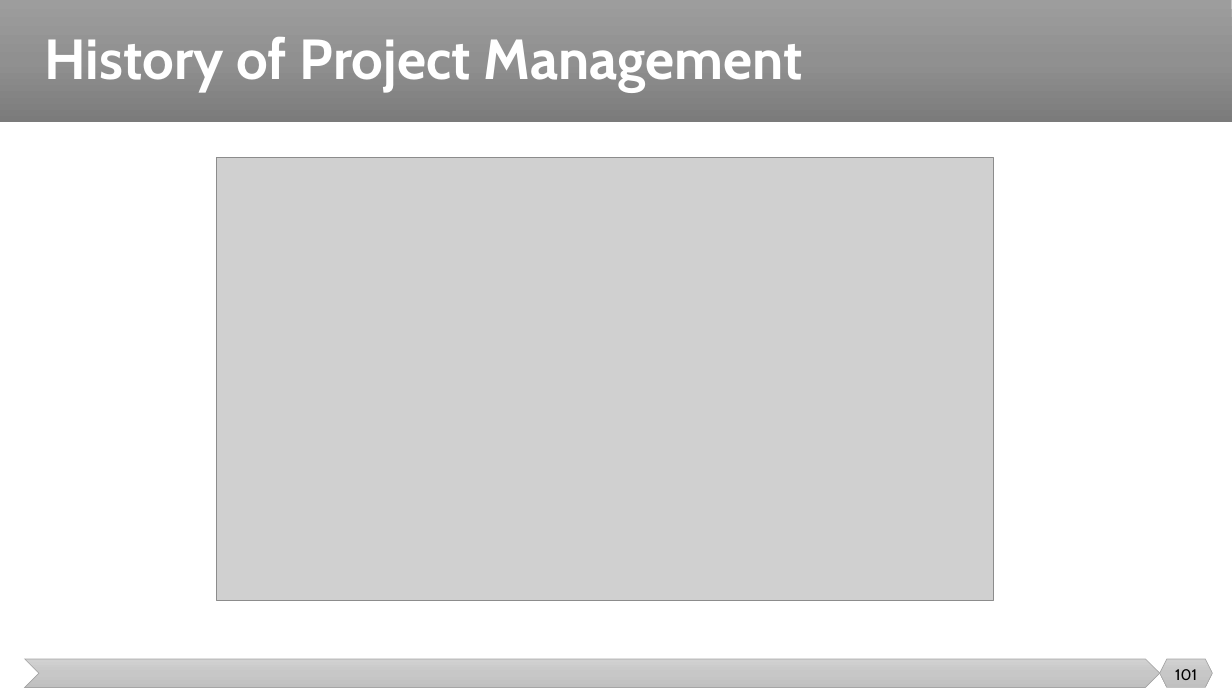
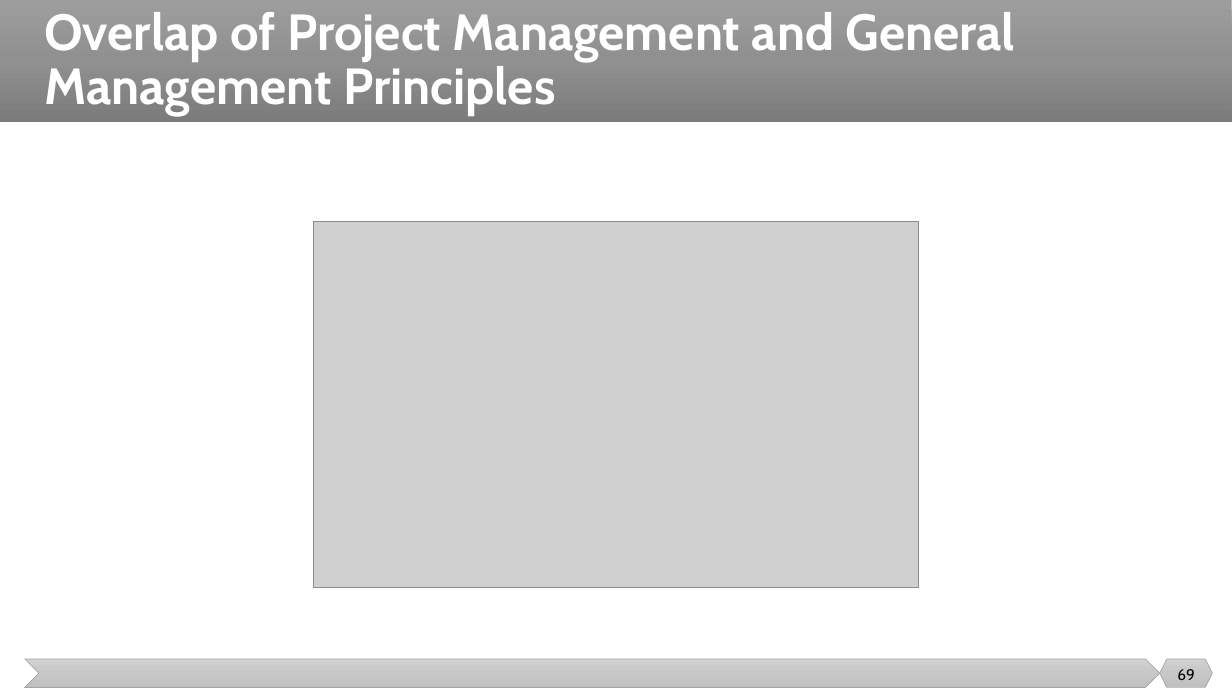
Before and after one commit to malenezi/malenezi, a slide deck: slide 69 of SE423/Lectures/1-Introduction/Introduction.pptx (slide 101 before the commit). Drawn at 1232x693 pixels with LibreOffice and Linux fonts; fonts in the diff are those of the drawing; grey boxes stand for pictures. Boxes give left, top, right and bottom in pixels: in the first picture for what was removed or moved away, otherwise in the second. Text is boxed around its words. In the diff, an @@ line names an element or a change of style, - is before the commit and + after.

```diff
--- a/SE423/Lectures/1-Introduction/Introduction.pptx
+++ b/SE423/Lectures/1-Introduction/Introduction.pptx
@@ title at [44, 12, 1016, 116]: text changed; size 44 to 39.6 pt @@
-History of Project Management
+Overlap of Project Management and General Management Principles
@@ picture: place and size @@
-picture at [216, 158, 994, 601]
+picture at [314, 222, 919, 588]
@@ page number at [1177, 669, 1194, 680]: text changed @@
-101
+69
```
Also in this commit, not shown: 30 other slides changed, 40 slides added, 68 slides removed, 5 other files.
